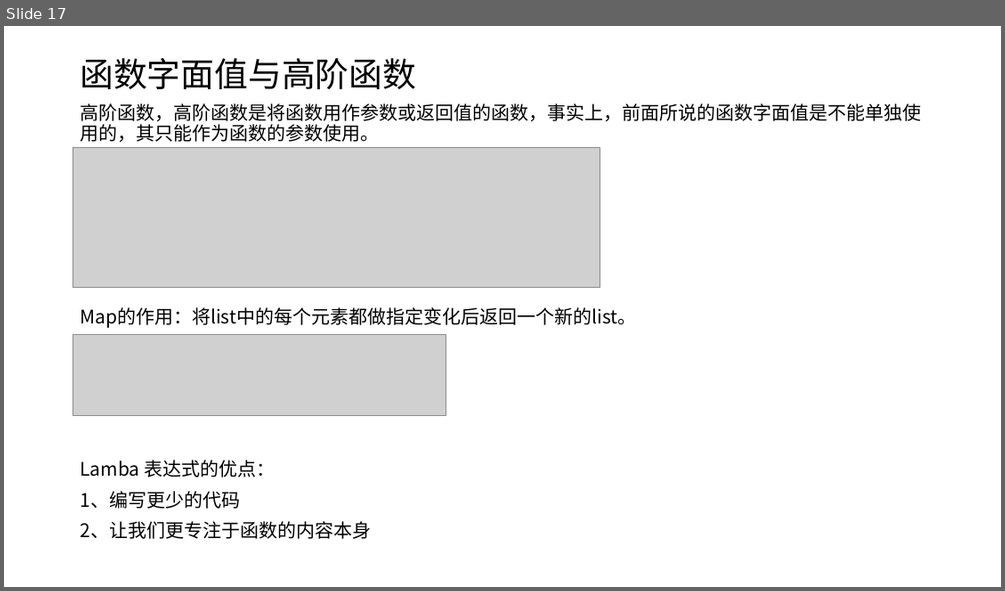
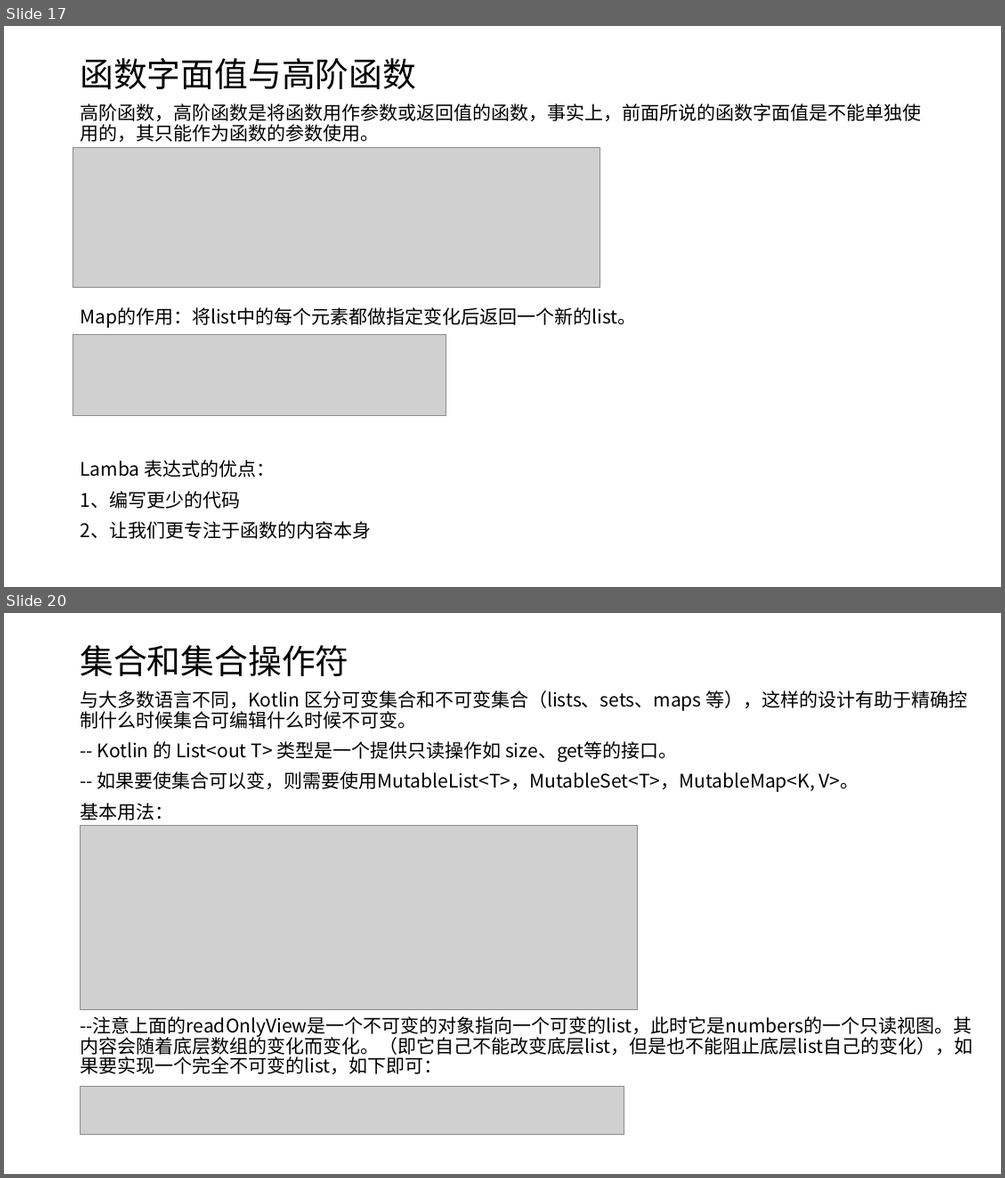
Before and after one commit to shenbibo/KotlinWeather, a slide deck: docs/初探kotlin.pptx. Shown one above the other, each under a label of ours: slide 17 before the commit, slides 17 and 20 after it; the slides between them are not shown. The pictures are 1005x591 and 1005x1178 pixels, drawn with LibreOffice and Linux fonts; fonts in the diff are those of the drawing; grey boxes stand for pictures. Boxes give left, top, right and bottom in pixels: in the first picture for what was removed or moved away, otherwise in the second. Text is boxed around its words. In the diff, an @@ line names an element or a change of style, - is before the commit and + after.

Commit message:
代理和集合

```diff
--- a/docs/初探kotlin.pptx
+++ b/docs/初探kotlin.pptx
@@ slide 20 added at (4,613,1001,1174), background #FFFFFF @@
@@ title added at (80,645,348,676), 32.4 pt, text #000000 @@
+集合和集合操作符
@@ text added at (80,690,972,1074), 18 pt, text #000000 @@
+与大多数语言不同，Kotlin 区分可变集合和不可变集合（lists、sets、maps 等），这样的设计有助于精确控制什么时候集合可编辑什么时候不可变。
+-- Kotlin 的 List<out T> 类型是一个提供只读操作如 size、get等的接口。
+-- 如果要使集合可以变，则需要使用MutableList<T>，MutableSet<T>，MutableMap<K, V>。
+基本用法：
+--注意上面的readOnlyView是一个不可变的对象指向一个可变的list，此时它是numbers的一个只读视图。其内容会随着底层数组的变化而变化。（即它自己不能改变底层list，但是也不能阻止底层list自己的变化），如果要实现一个完全不可变的list，如下即可：
@@ picture added at (81,826,638,1010) @@
@@ picture added at (81,1086,624,1135) @@
```
Also in this commit, not shown: 1 slide changed, 3 other slides added, 3 other files.
